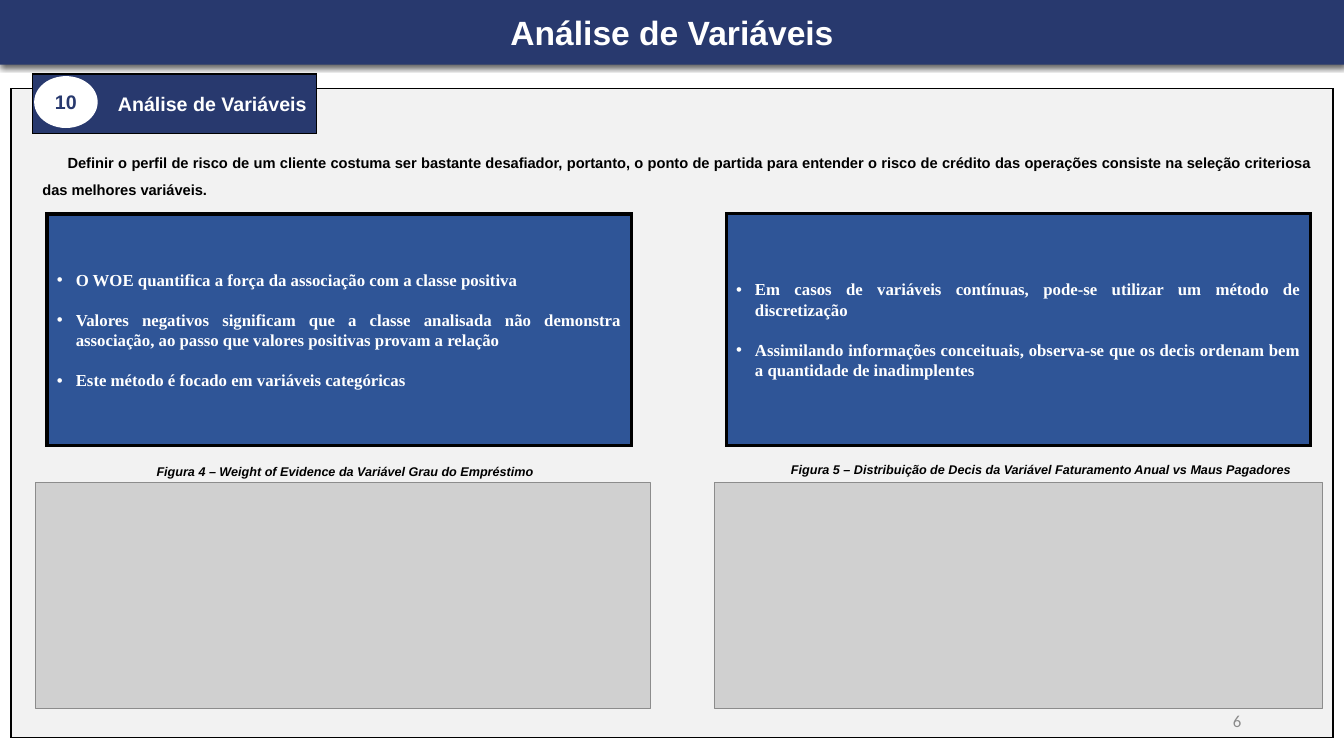
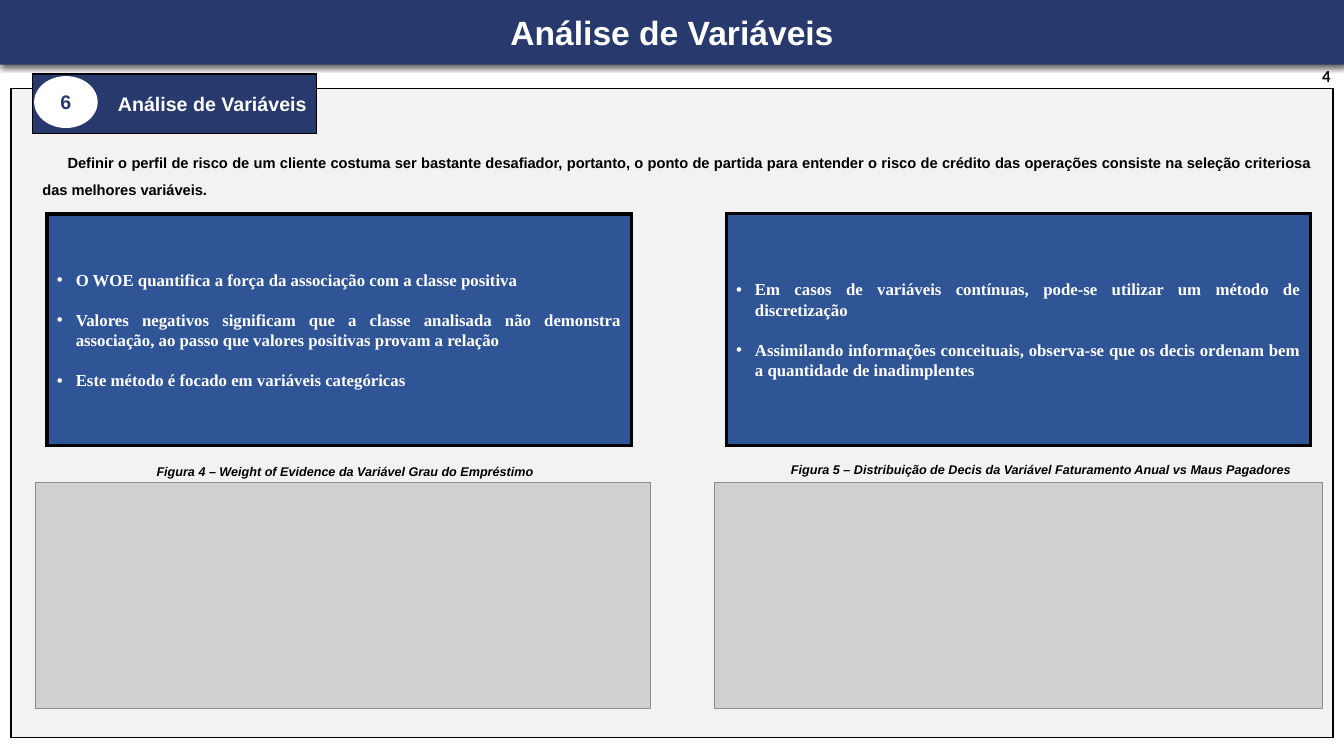
Before and after one commit to leonardovargas10/Modelo_Risco_de_Credito, a slide deck: slide 4 of documents/Apresentação - Leonardo_Aderaldo_Vargas[1].pptx (slide 6 before the commit). Drawn at 1344x756 pixels with LibreOffice and Linux fonts; fonts in the diff are those of the drawing; grey boxes stand for pictures. Boxes give left, top, right and bottom in pixels: in the first picture for what was removed or moved away, otherwise in the second. Text is boxed around its words. In the diff, an @@ line names an element or a change of style, - is before the commit and + after.

```diff
--- a/documents/Apresentação - Leonardo_Aderaldo_Vargas[1].pptx
+++ b/documents/Apresentação - Leonardo_Aderaldo_Vargas[1].pptx
@@ page number added at (x1=1322, y1=71, x2=1330, y2=82), 12 pt, text #0D0D0D, bold @@
+4
@@ text in ellipse at (x1=60, y1=95, x2=71, y2=109): text changed @@
-10
+6
@@ page number removed at (x1=1233, y1=716, x2=1241, y2=727) @@
-6
```
Also in this commit, not shown: 11 other slides changed, 3 slides added, 1 slide removed.
